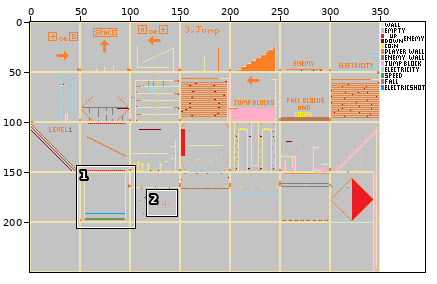
Sprite sheet: src/Map.png. The picture above shows the old version from afar; the outline marks the close-up.
Close-up. Before the commit:
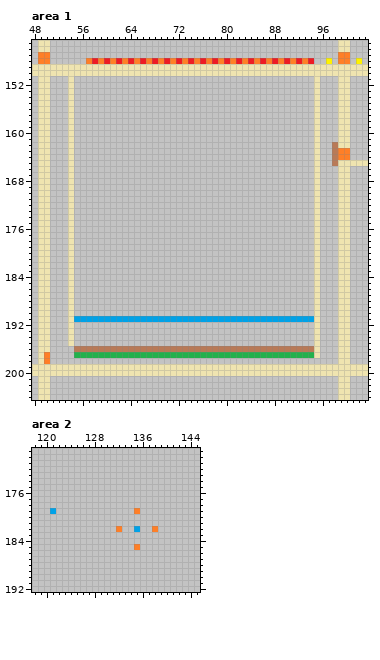
The file is 395x250 pixels. Shown: area 1: x 48..103, y 145..204; area 2: x 118..145, y 169..192. The commit also changed other parts of the picture, which this record leaves out.
Now the later version:
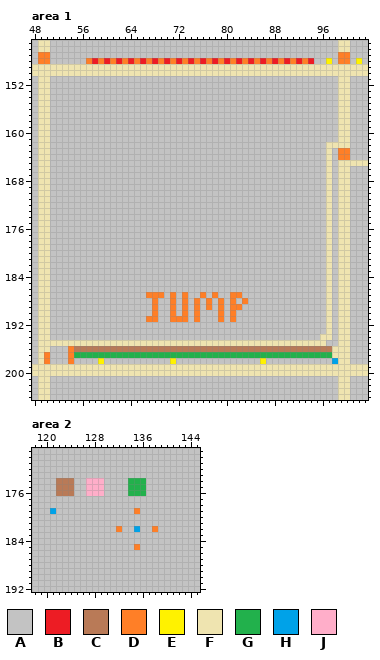
Palette (. is transparent): A #c3c3c3  B #ed1c24  C #b97a57  D #ff7f27  E #fff200  F #efe4b0  G #22b14c  H #00a2e8  J #ffaec9
From old to new:
Area 1:
y 151..161: x 54 F -> A; x 95 F -> A
y 162: x 54 F -> A; x 95 F -> A; x 97..98 AC -> FF
y 163..165: x 54 F -> A; x 95 F -> A; x 97..98 AC -> FA
y 166..186: x 54 F -> A; x 95 F -> A; x 97 A -> F
y 187: x 54 F -> A; x 67..69 AAA -> DDD; x 71 A -> D; x 73 A -> D; x 76 A -> D; x 78 A -> D; x 81..82 AA -> DD; x 95 F -> A; x 97 A -> F
y 188: x 54 F -> A; x 68 A -> D; x 71 A -> D; x 73 A -> D; x 75 A -> D; x 77 A -> D; x 79 A -> D; x 81 A -> D; x 83 A -> D; x 95 F -> A; x 97 A -> F
y 189: x 54 F -> A; x 68 A -> D; x 71 A -> D; x 73 A -> D; x 75 A -> D; x 77 A -> D; x 79 A -> D; x 81..82 AA -> DD; x 95 F -> A; x 97 A -> F
y 190: x 54 F -> A; x 68 A -> D; x 71 A -> D; x 73 A -> D; x 75 A -> D; x 79 A -> D; x 81 A -> D; x 95 F -> A; x 97 A -> F
y 191: x 54..95 FHHHHHHHHHHHHHHHHHHHHHHHHHHHHHHHHHHHHHHHHF -> AAAAAAAAAAAAADDAADDDADAAADADAAAAAAAAAAAAAA; x 97 A -> F
y 192..193: x 54 F -> A; x 95 F -> A; x 97 A -> F
y 194: x 54 F -> A; x 95..97 FAA -> AFF
y 195: x 51..53 AAA -> FFF; x 55..94 AAAAAAAAAAAAAAAAAAAAAAAAAAAAAAAAAAAAAAAA -> FFFFFFFFFFFFFFFFFFFFFFFFFFFFFFFFFFFFFFFF; x 96 A -> F
y 196: x 54 A -> D; x 95..98 FAAA -> CCCF
y 197: x 54 A -> D; x 95..98 FAAA -> GGGF
y 198: x 54 A -> D; x 59 A -> E; x 71 A -> E; x 86 A -> E; x 98 A -> H
Area 2:
y 174..176: x 122..124 AAA -> CCC; x 127..129 AAA -> JJJ; x 134..136 AAA -> GGG
Pixel boxes of the changes (left, top, right, bottom) in both close-ups:
changed: (50, 76, 338, 364)
changed: (56, 478, 104, 496)
changed: (128, 478, 146, 496)
